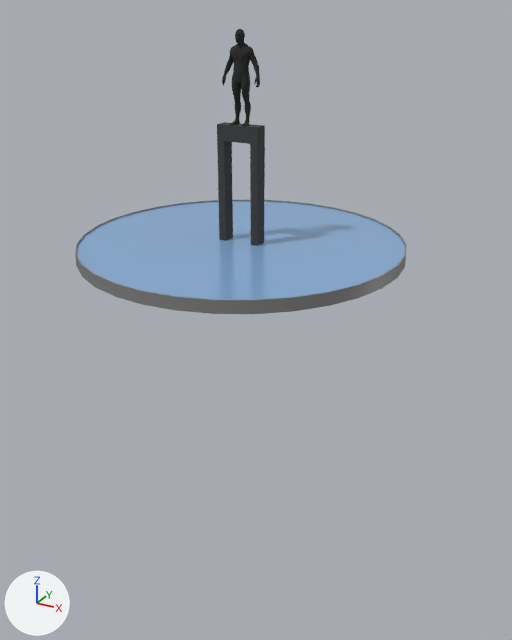
Before and after pictures for a commit that changed the FBX model Assets/3D Objects/MONUMEN SELAMAT DATANG.fbx.
Camera for both pictures: a 50 mm lens placed at (4.32, -7.94, 1.97), pointed at (0.11, -0.27, -1.86). The axes (+X, +Y, +Z) are drawn at lower left. The lights are the same throughout. Where no turn or scale is listed for an object, it has been applied to the vertices.
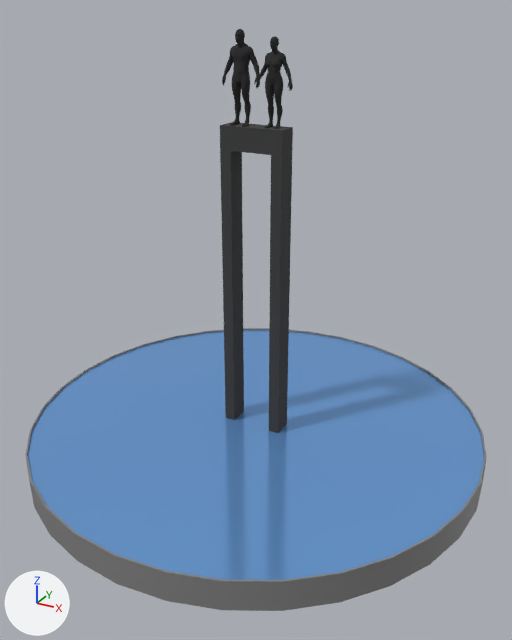
The newer file is also rescaled (x0.664), turned or shifted as a whole; pictures and numbers use the older file's frame.

The change, as a diff of the scene's bpy script:
```diff
--- a/Assets/3D Objects/MONUMEN SELAMAT DATANG.fbx.py
+++ b/Assets/3D Objects/MONUMEN SELAMAT DATANG.fbx.py
@@ mat_material_011 @@
+mat_material_011 = principled_material('Material.011')
+mat_material_011.base_color = (0.172, 0.398, 0.8)  # blue #73a9e7
+mat_material_011.metallic = 0.494
+mat_material_011.roughness = 0.121
@@ me_cube_001 @@
+me_cube_001.from_pydata(...)  # 24 vertices, 22 faces; spans x -0.83..0.05, y -0.14..0.14, z -1.36..2.93
+me_cube_001.materials.append(mat_material)  # black #404040
@@ me_cylinder_001 @@
+me_cylinder_001.from_pydata(...)  # 128 vertices, 98 faces; spans x -3.28..3.28, y -3.28..3.28, z -0.16..0.25
+# faces by material slot: [97, 1]
+me_cylinder_001.materials.append(mat_material_001)  # grey #828282
+me_cylinder_001.materials.append(mat_material_011)  # blue #73a9e7
@@ me_realistic_white_female_low_poly_001 @@
+me_realistic_white_female_low_poly_001.from_pydata(...)  # 4986 vertices, 4984 faces; spans x -0.243..0.243, y -0.093..0.083, z 0.0..1.043
+me_realistic_white_female_low_poly_001.materials.append(mat_default_obj_001)  # black #282828
@@ ob_cube @@
-ob_cube = bpy.data.objects.new('Cube', me_cube)
-ob_cube.location = (0.0, 0.0, 0.0)
@@ ob_cylinder @@
-ob_cylinder = bpy.data.objects.new('Cylinder', me_cylinder)
-ob_cylinder.location = (-0.26, 0.0, -1.03)
@@ ob_cube_001 @@
+ob_cube_001 = bpy.data.objects.new('Cube.001', me_cube_001)
+ob_cube_001.location = (0.35, 0.01, -2.3)
@@ ob_cylinder_001 @@
+ob_cylinder_001 = bpy.data.objects.new('Cylinder.001', me_cylinder_001)
+ob_cylinder_001.location = (-0.05, 0.01, -3.86)
@@ ob_realistic_white_female_low_poly_001 @@
+ob_realistic_white_female_low_poly_001 = bpy.data.objects.new('Realistic_White_Female_Low_Poly.001', me_realistic_white_female_low_poly_001)
+ob_realistic_white_female_low_poly_001.location = (0.2, 0.01, 0.63)
```

Changed parts and their boxes (x1, y1, x2, y2) in the pictures (512 x 640 px):
'Cylinder.001', added (blue)
    after: (25, 328, 487, 611)
    faces in mat_material_011 (blue #73a9e7): (28, 330, 484, 580)
    faces in mat_material_001 (grey #828282): (25, 328, 487, 611)
'Cylinder', deleted (blue)
    before: (75, 200, 407, 314)
    faces in mat_material_002 (blue #90bae7): (77, 201, 405, 300)
    faces in mat_material_001 (grey #828282): (75, 200, 407, 314)
'Cube.001', added (black)
    after: (220, 122, 293, 433)
'Cube', deleted (black)
    before: (217, 122, 265, 246)
'Realistic_White_Female_Low_Poly.001', added (black)
    after: (256, 36, 293, 129)
